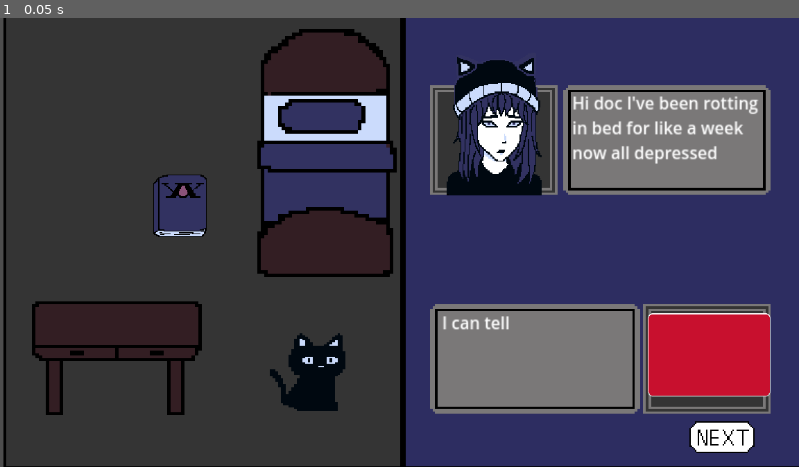
Above: before the commit, frame 1.
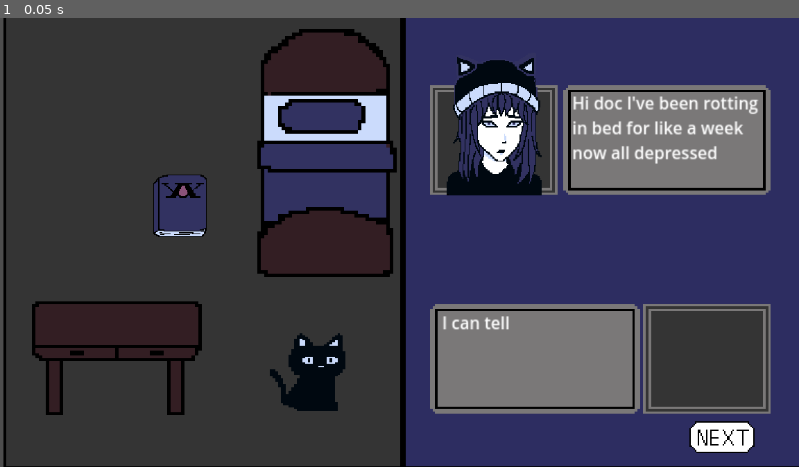
Above: after the commit, the same moment.

Repository: ChaffeyGameDevelopmentClub/RadiantTeam1
Game: Godot game, scene res://CleaningRoom.tscn
Two runs of this game, one before a commit and one after it. Both use one fixed random seed, a clock stepped at 60 frames per second and the inputs below. This scene is started directly instead of the project's main scene. Sound files missing from this copy of the repository are replaced by a short silence.
Inputs:
- Up to frame 1 (0.05 s): no input

The runs differ from the first frame. In frame 1, 2.9% of the frame differs, in the area x 81-97%, y 65-85%.

Commit message:
more

Diff:
--- a/Bed.gd
+++ b/Bed.gd
@@ -31,9 +31,9 @@
 "My room feels more clean\nnow. I almost wanna be\nproductive now.",
 "Im too broke to pay\nyou so heres my HxH\nvolume 11."]
 var therapistDialogue=["I can tell","Maybe you would feel\nbetter if we cleaned\nthis messy room",
-"Maybe start by\nmoving your bed\nto the corner.",
+"Maybe start by\nmoving your bed\nto the corner(WASD perchance)",
 "Move your desk to\nmaybe not in the middle\n of the room",
-"Put her somewhere on\nthe bed",
+"Put her somewhere on\nthe bed.(Click the bed maybe)",
 "I dont know what that is\nbut probaly on the\ndesk",
 "Well I hope you will be",
 "I still dont know what\nthat is but thank you"]
--- a/BoxingMG.tscn
+++ b/BoxingMG.tscn
@@ -9,7 +9,7 @@
 [ext_resource type="Texture2D" uid="uid://bwew1s2ccgteq" path="res://BoxingGame/blackbar.png" id="6_kob4j"]
 [ext_resource type="Texture2D" uid="uid://bjtf0avwjmyla" path="res://Assets/Red/red1.png" id="8_hq5fv"]
 [ext_resource type="Texture2D" uid="uid://cwbmpti0qgku1" path="res://Assets/Blue/nextButton-export.png" id="9_fwh0e"]
-[ext_resource type="Texture2D" uid="uid://bwb37hhpfilng" path="res://Assets/Blue/hxhbook.png" id="10_eeq7p"]
+[ext_resource type="Texture2D" uid="uid://bj3rylqjr580o" path="res://Assets/Red/boxing-glove.png" id="11_jebq4"]
 [ext_resource type="AudioStream" uid="uid://m4hpp6glfjh8" path="res://Assets/Red_Patient.wav" id="11_rq4q5"]
 
 [sub_resource type="CapsuleShape2D" id="CapsuleShape2D_8kmtd"]
@@ -167,8 +167,9 @@
 color = Color(0.572549, 0.0901961, 0.0901961, 1)
 
 [node name="Sprite2D" type="Sprite2D" parent="FINAL"]
-position = Vector2(161, 52)
-texture = ExtResource("10_eeq7p")
+position = Vector2(142, 52)
+scale = Vector2(0.22524, 0.186102)
+texture = ExtResource("11_jebq4")
 
 [node name="TextEdit" type="RichTextLabel" parent="FINAL"]
 layout_mode = 0
--- a/CleaningRoom.tscn
+++ b/CleaningRoom.tscn
@@ -6,7 +6,6 @@
 [ext_resource type="Texture2D" uid="uid://dv1s808gfnp66" path="res://Assets/Blue/bed.png" id="3_qegr3"]
 [ext_resource type="Texture2D" uid="uid://0bmrhf2n4s2i" path="res://Assets/Blue/desk.png" id="4_3d6kl"]
 [ext_resource type="Texture2D" uid="uid://cwbmpti0qgku1" path="res://Assets/Blue/nextButton-export.png" id="4_jl032"]
-[ext_resource type="Texture2D" uid="uid://bhumajjl1f8sj" path="res://BoxingGame/red.png" id="4_vixrg"]
 [ext_resource type="Texture2D" uid="uid://dwt1f1utkb30u" path="res://Assets/Blue/catGirl.png" id="5_63xgf"]
 [ext_resource type="Texture2D" uid="uid://di4rmkmkp6ew3" path="res://Assets/Blue/catpixel.png" id="6_qb8bs"]
 [ext_resource type="Texture2D" uid="uid://bwb37hhpfilng" path="res://Assets/Blue/hxhbook.png" id="7_kymk3"]
@@ -64,8 +63,8 @@
 texture_filter = 2
 offset_left = 330.0
 offset_top = 40.0
-offset_right = 517.0
-offset_bottom = 128.0
+offset_right = 523.0
+offset_bottom = 135.0
 scale = Vector2(0.6, 0.6)
 text = "Hi doc I've been rotting
 in bed for like a week
@@ -75,8 +74,8 @@
 texture_filter = 2
 offset_left = 255.0
 offset_top = 162.0
-offset_right = 370.0
-offset_bottom = 221.0
+offset_right = 445.0
+offset_bottom = 254.0
 scale = Vector2(0.6, 0.6)
 theme_override_font_sizes/normal_font_size = 0
 text = "I can tell"
@@ -129,7 +128,6 @@
 [node name="Therapist" type="Sprite2D" parent="."]
 position = Vector2(409, 187)
 scale = Vector2(0.158203, 0.206055)
-texture = ExtResource("4_vixrg")
 
 [node name="cat" type="Sprite2D" parent="."]
 position = Vector2(179, 204)
--- a/SkillCheck.gd
+++ b/SkillCheck.gd
@@ -21,7 +21,7 @@
 "Wow, man, this is really some\nfire stuff you've shown me doc,\nI feel like I could send a thousand emails right now!",
 "Here dude, I have a\nfeeling these things\nwill only slow me down."]
 var dialogueTherapist=["I see, I think I know what you mean. Why don't we see if we can work that out in a… healthier manner?",
-"Good",". . . Just punch the bag",
+"Good",". . . Just punch the bag(Space Bar maybe idk)",
 "Thanks, but I think I'll pass on\nruining my knuckles",
 "Therapy is what works for\nyou… man. Im happy you found peace in throwing punches",
 "Thanks but please\ndon't break any\nmore electronics."]
Binary file added: Assets/Red/boxing-glove.png
Not shown, added: Assets/Red/boxing-glove.png.import
Not shown: 1 places in CleaningRoom.tscn that only renumber resources
